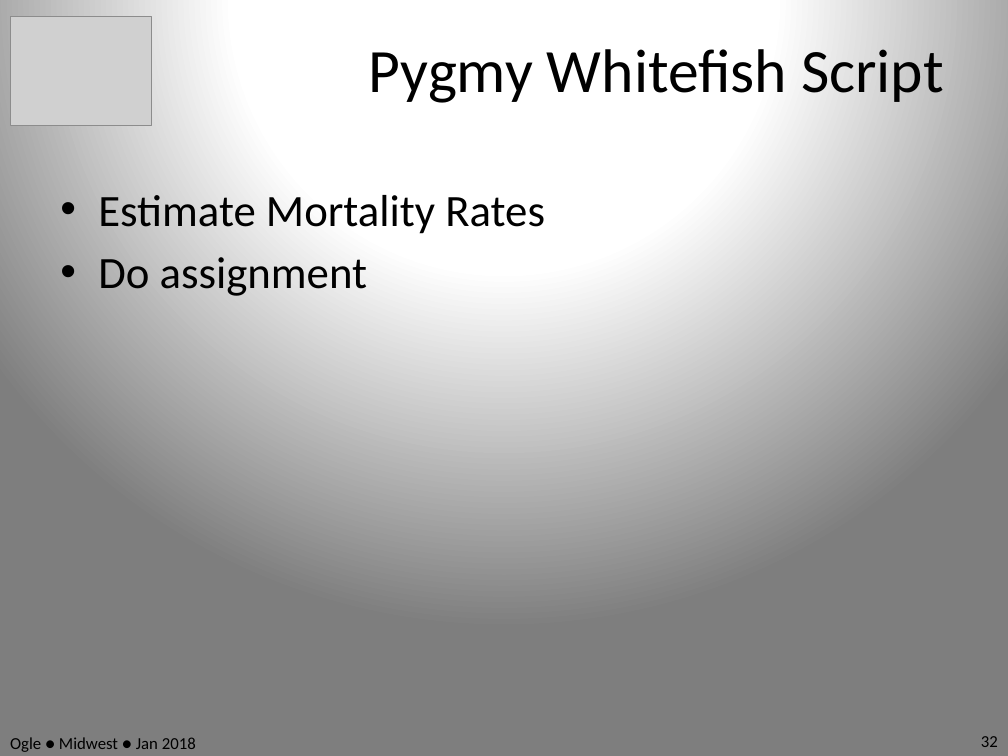
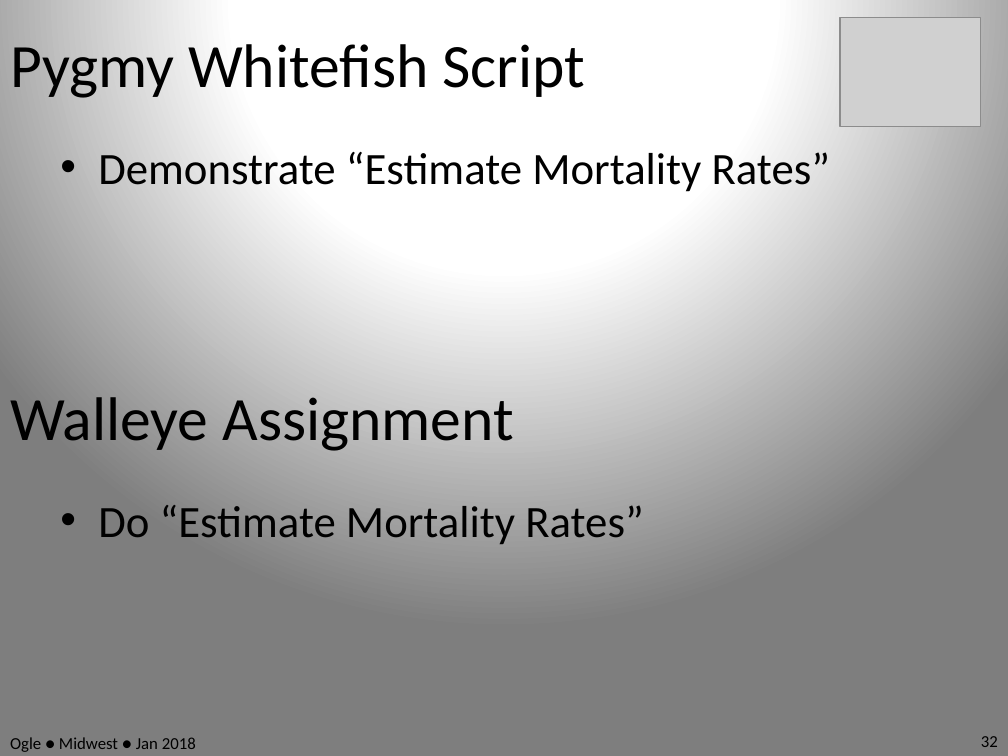
Before and after one commit to anhnguyendepocen/RcourseMidwest2018, a slide deck: slide 32 of Slides.pptx. Drawn at 1008x756 pixels with LibreOffice and Linux fonts; fonts in the diff are those of the drawing; grey boxes stand for pictures. Boxes give left, top, right and bottom in pixels: in the first picture for what was removed or moved away, otherwise in the second. Text is boxed around its words. In the diff, an @@ line names an element or a change of style, - is before the commit and + after.

```diff
--- a/Slides.pptx
+++ b/Slides.pptx
@@ text "Pygmy Whitefish Script": place and size @@
-text "Pygmy Whitefish Script" at <box>369,49,944,103</box>
+text "Pygmy Whitefish Script" at <box>10,44,585,98</box>
@@ text "Pygmy Whitefish Script" at <box>10,44,585,98</box>: alignment centre to left @@
@@ picture: place and size @@
-picture at <box>10,17,151,126</box>
+picture at <box>840,17,981,126</box>
@@ text at <box>98,152,830,192</box>: text changed @@
-• Estimate Mortality Rates
-• Do assignment
+• Demonstrate “Estimate Mortality Rates”
@@ text added at <box>10,397,513,451</box>, 44 pt, text #000000 @@
+Walleye Assignment
@@ text added at <box>98,505,643,544</box>, 32 pt, text #000000 @@
+• Do “Estimate Mortality Rates”
```
Also in this commit, not shown: 58 other slides changed, 1 slide added, 1 slide removed.
